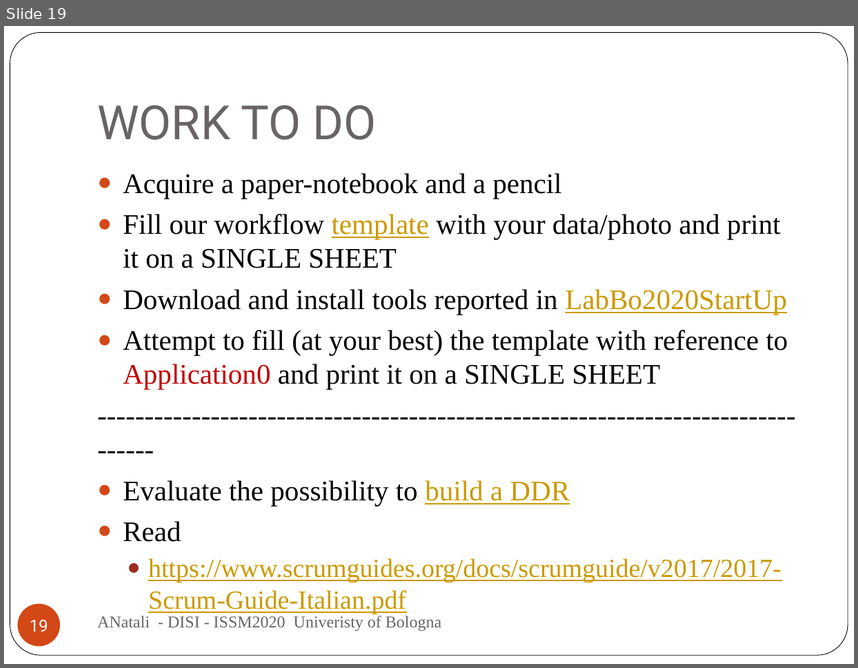
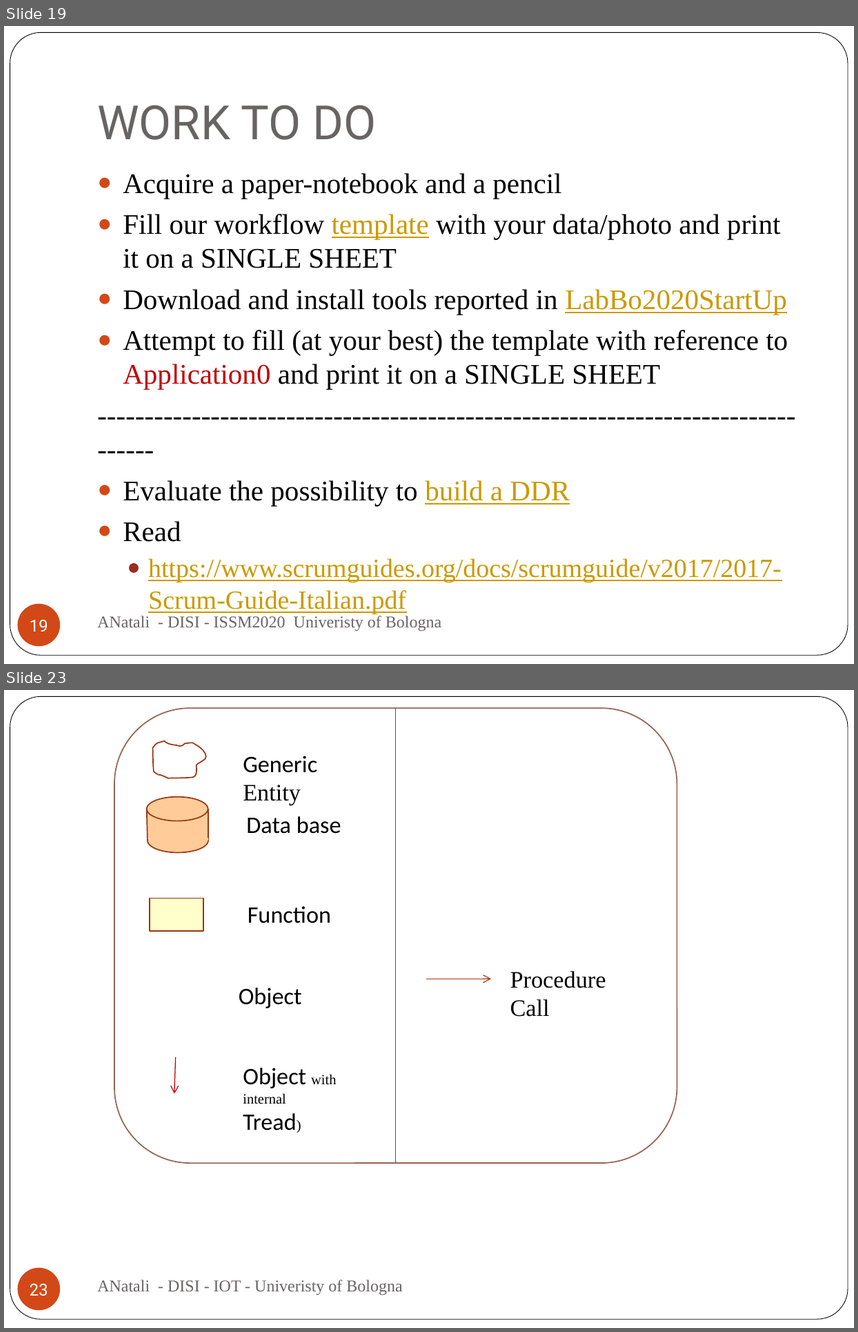
Before and after one commit to anatali/iss2020LabBo, a slide deck: it.unibo.issLabStart/userDocs/ISSM2020.pptx. Shown one above the other, each under a label of ours: slide 19 before the commit, slides 19 and 23 after it; the slides between them are not shown. The pictures are 858x668 and 858x1332 pixels, drawn with LibreOffice and Linux fonts; fonts in the diff are those of the drawing; background and template pictures are left out. Boxes give left, top, right and bottom in pixels: in the first picture for what was removed or moved away, otherwise in the second. Text is boxed around its words. In the diff, an @@ line names an element or a change of style, - is before the commit and + after.

```diff
--- a/it.unibo.issLabStart/userDocs/ISSM2020.pptx
+++ b/it.unibo.issLabStart/userDocs/ISSM2020.pptx
@@ slide 23 added at (4, 690, 854, 1328), background #FFFFFF; not listed: 1 template element that a slide beside it also shows @@
@@ rounded rectangle added at (114, 708, 677, 1163), fill #FFFFFF, outline #956251 1 pt @@
@@ line added from (396, 708) to (396, 1163), #B1360B 0.75 pt @@
@@ freeform shape added at (153, 741, 206, 778), fill #FFFFFF, outline #9C3511 1 pt @@
@@ text added at (243, 756, 317, 805), 20 pt, text #000000 @@
+Generic Entity
@@ text added at (246, 816, 341, 834), 20 pt, text #000000 @@
+Data base
@@ group added at (147, 797, 208, 852): 3 lines, 2 ellipses, 1 rectangle @@
@@ rectangle added at (150, 898, 204, 931), fill #FFFFCC, outline #9C3511 1 pt @@
@@ text added at (248, 906, 331, 923), 20 pt, text #000000 @@
+Function
@@ arrow added from (426, 979) to (491, 979), #B1360B 0.75 pt @@
@@ text added at (510, 971, 606, 1016), 20 pt, text #000000 @@
+Procedure Call
@@ text added at (239, 987, 302, 1008), 20 pt, text #000000 @@
+Object
@@ arrow added from (176, 1057) to (174, 1094), #C00000 0.75 pt @@
@@ text added at (243, 1067, 336, 1130), 12 pt, text #000000 @@
+Object with
+internal Tread)
@@ page number added at (18, 1268, 60, 1310), fill #D34817, 14 pt, text #FFFFFF @@
+23
@@ text added at (97, 1279, 402, 1294), 14 pt, text #696464 @@
+ANatali - DISI - IOT - Univeristy of Bologna
```
Also in this commit, not shown: 5 other slides added, 10 other files.
